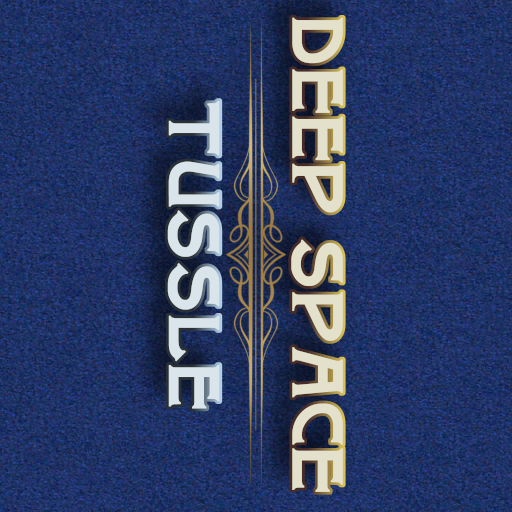
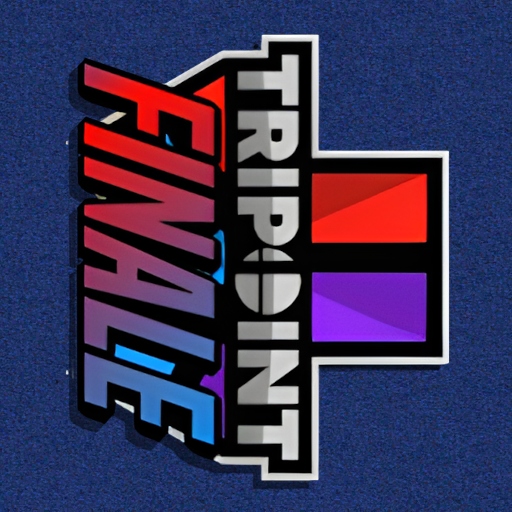
Layered file, before and after one edit (512 × 512). Changes by layer:
added layer "_CustomCSSIcon(2).png" above "_CustomCSSIcon(1).png" over [left=56, top=23, right=450, bottom=493]
hid "tusslepng.png" over [left=114, top=0, right=369, bottom=498]